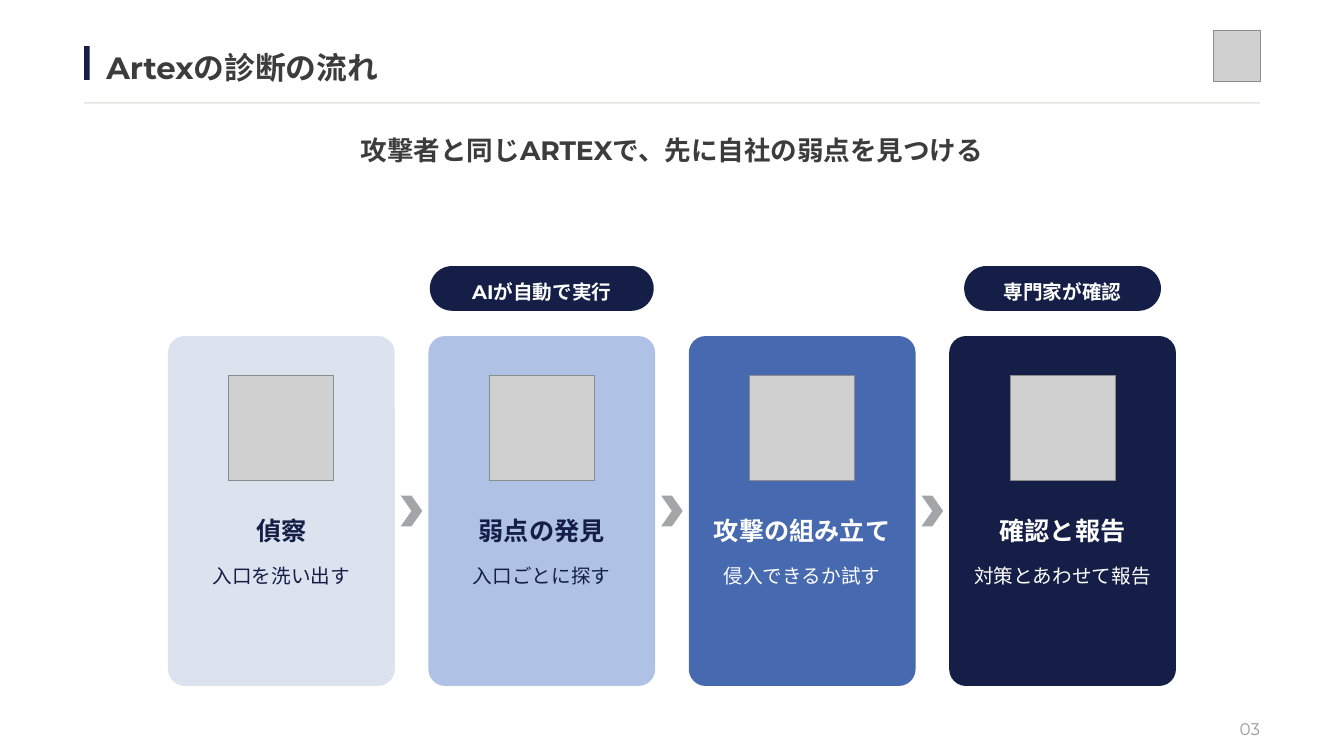
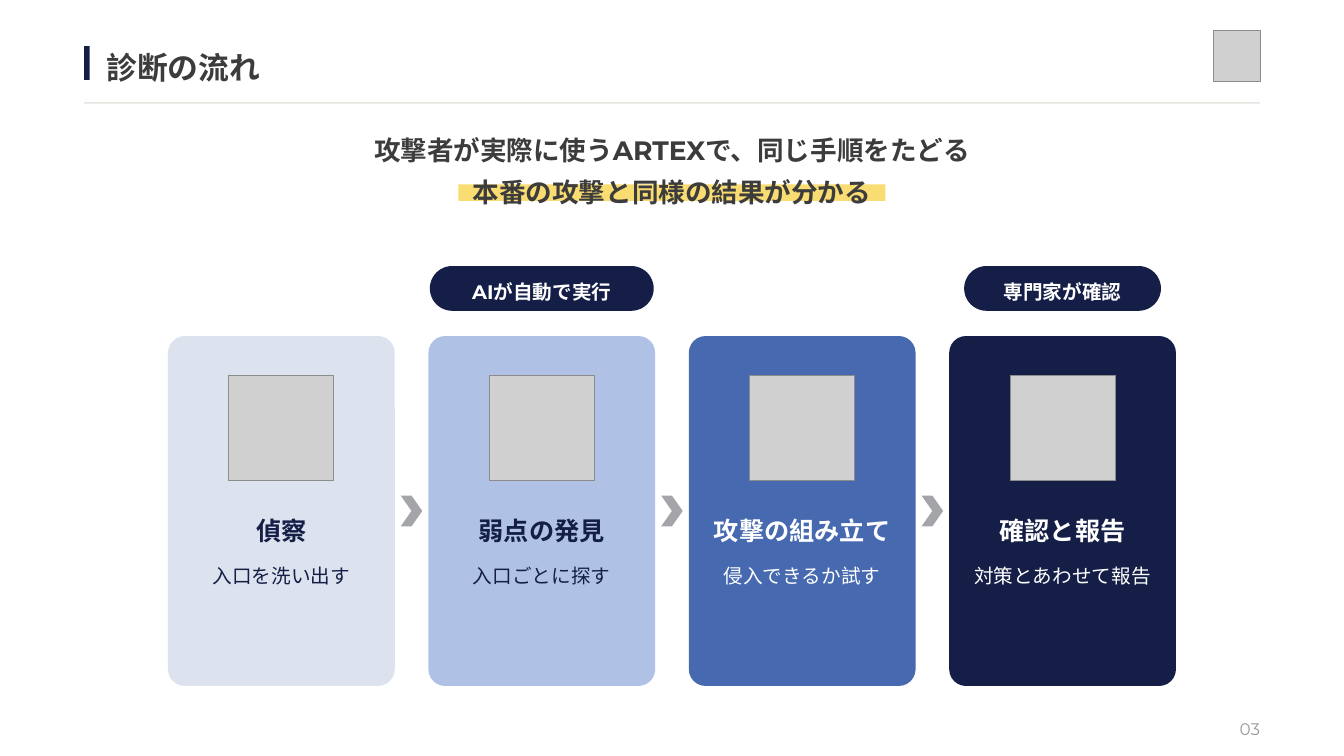
Before and after one commit to yoshiy-dev/yoshiy-dev, a slide deck: slide 3 of artex-deck/Artex_サービス説明.pptx. Drawn at 1344x756 pixels with LibreOffice and Linux fonts; fonts in the diff are those of the drawing; grey boxes stand for pictures. Boxes give left, top, right and bottom in pixels: in the first picture for what was removed or moved away, otherwise in the second. Text is boxed around its words. In the diff, an @@ line names an element or a change of style, - is before the commit and + after.

```diff
--- a/artex-deck/Artex_サービス説明.pptx
+++ b/artex-deck/Artex_サービス説明.pptx
@@ text at [106,53,260,82]: text changed @@
-Artexの診断の流れ
+診断の流れ
@@ text at [374,137,970,163]: text changed @@
-攻撃者と同じARTEXで、先に自社の弱点を見つける
+攻撃者が実際に使うARTEXで、同じ手順をたどる
@@ text added at [473,175,871,210], 19 pt, text #3C3C3C, bold @@
+本番の攻撃と同様の結果が分かる
@@ rectangle added at [459,185,886,201], fill #F9DC72 @@
```
Also in this commit, not shown: 2 other slides changed, 2 other files.
